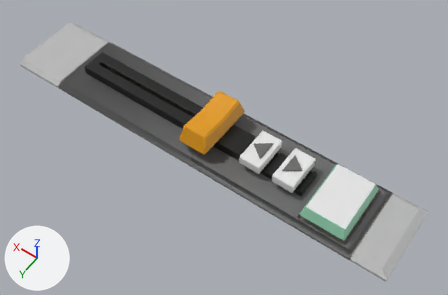
Before and after pictures for a commit that changed the FBX model Assets/Models/Lab Room/Slider00.fbx.
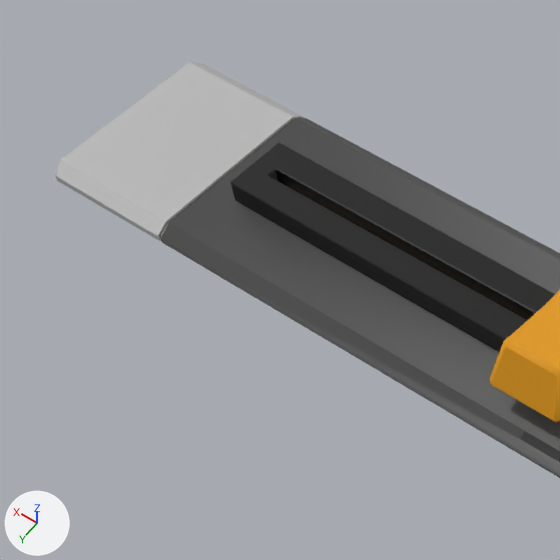
Each version is shown whole from a camera (50 mm lens) standing at (-0.281, 0.34, 0.528) and looking at (-0.043, 0.006, 0.003), then close up on the part from 0% to 46% of the width and 0% to 70% of the height. Every picture has the same lights, and +X, +Y and +Z are marked at lower left. Where no turn or scale is listed for an object, it has been applied to the vertices.

Objects in the first close-up: 'Cube.301', 'Slider_BaseBar', 'Slider_Knob'.
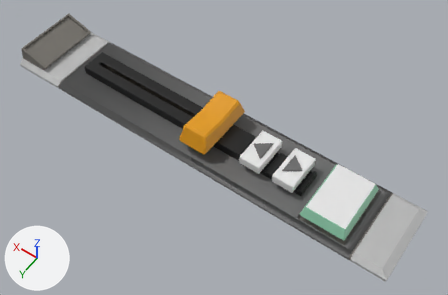
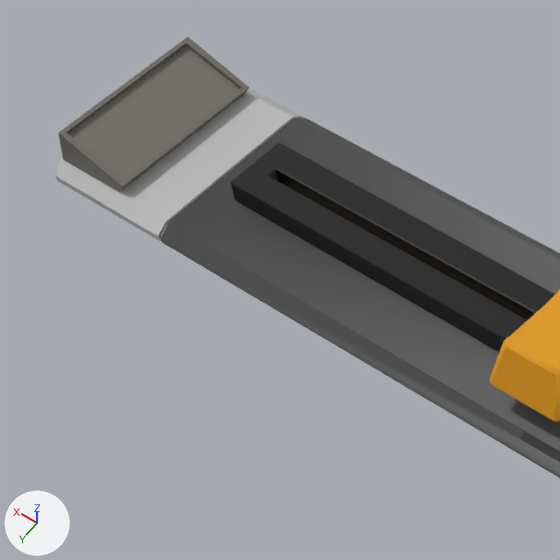
Where the newer file only moved an object's origin or applied its transform, the numbers keep the older frame.

Boxes [x1, y1, x2, y2] around the edits, measured in the close-ups (560 x 560 px):
'Slider_TextBar', added
    after: [58, 37, 249, 192]
'Cube.301', unchanged, covered by the edit
    before: [231, 143, 555, 352]

The change, as a list of edits to the scene's bpy script:
```text
Add me_plane_155:
    me_plane_155.from_pydata([(-0.0109, -0.039, -0.0052), (-0.0109, 0.0392, -0.0045), (0.0241, -0.039, -0.0055), (-0.0143, -0.039, 0.0001), (-0.0143, 0.0391, 0.0009), (0.0207, -0.0392, 0.012), (-0.0128, -0.0363, 0.0012), (-0.0128, 0.0364, 0.0019), (0.0192, -0.0364, 0.0111), (-0.0117, -0.0363, -0.0009), (-0.0117, 0.0364, -0.0002), (0.0203, -0.0364, 0.009), (0.0203, 0.0363, 0.0096), (0.0192, 0.0363, 0.0118), (0.0207, 0.039, 0.0128), (0.0241, 0.0392, -0.0047)], [], [(1, 0, 3, 4), (0, 1, 15, 2), (0, 2, 5, 3), (4, 3, 6, 7), (3, 5, 8, 6), (7, 6, 9, 10), (6, 8, 11, 9), (9, 11, 12, 10), (8, 13, 12, 11), (13, 7, 10, 12), (5, 14, 13, 8), (14, 4, 7, 13), (15, 1, 4, 14), (14, 5, 2, 15)])
    me_plane_155.materials.append(mat_darkest_gray)  # grey #75726b
Add ob_slider_textbar:
    ob_slider_textbar = bpy.data.objects.new('Slider_TextBar', me_plane_155)
    ob_slider_textbar.location = (0.2035, -0.0001, 0.0136)
```
